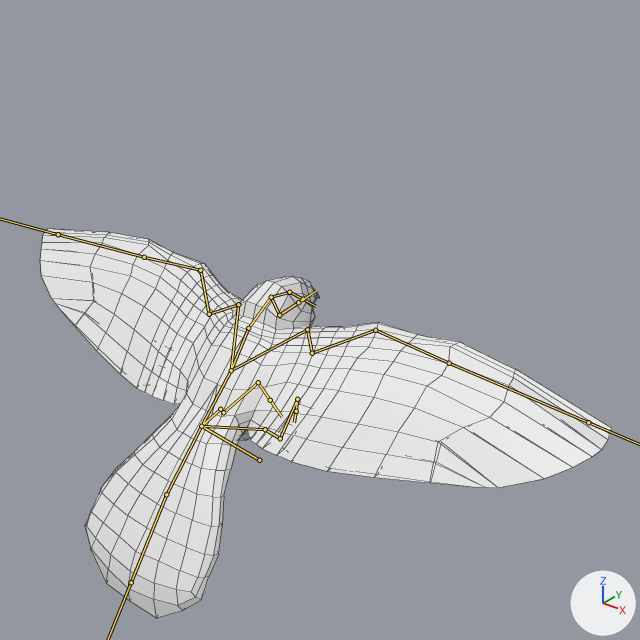
Two versions of the FBX model Assets/Models/Finch/bird.fbx, one commit apart.
The view is the same before and after, from a 50 mm lens placed at (8.18, -8.68, 8.28), pointed at (1.27, -0.03, 2.92). Every picture has the same lights, and +X, +Y and +Z are marked at lower right. The bones that bend it are drawn over the model as lines. Mesh edges are drawn as thin lines.
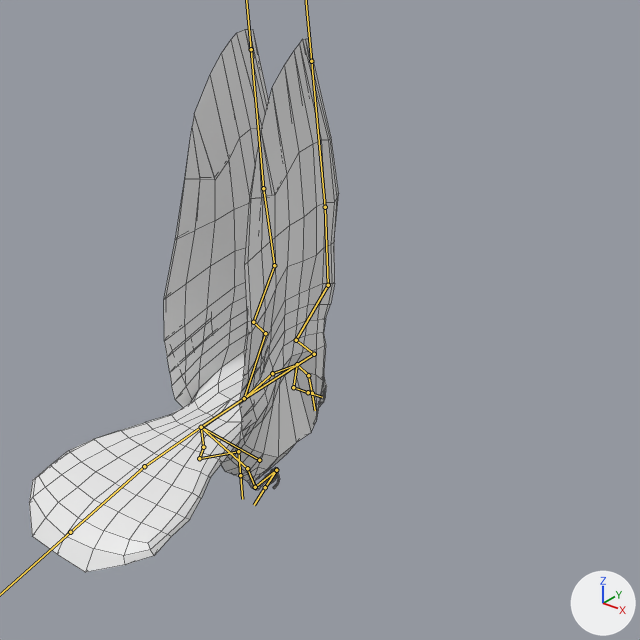
The newer file adds an action. The first version stands in its rest pose; the second is drawn at frame 1 of the action 'ArmatureAction'.

Location of each change, [x1, y1, x2, y2] in pixels of the pictures (640 x 640 px):
'Cube', posed (46% narrower, 39% taller): before [40, 229, 611, 618]; after [29, 29, 339, 572]
bone 'LowerSpine', root to tip: before (201, 426) to (231, 370); after (201, 427) to (244, 398)
bone 'Wing.R', root to tip: before (231, 370) to (238, 304); after (244, 398) to (265, 333)
bone 'Wing2.R', root to tip: before (238, 304) to (209, 314); after (265, 333) to (253, 322)
bone 'Wing3.R', root to tip: before (209, 314) to (200, 270); after (253, 322) to (274, 265)
bone 'Wing.L', root to tip: before (231, 370) to (307, 329); after (244, 398) to (314, 354)
bone 'Wing2.L', root to tip: before (307, 329) to (312, 353); after (314, 354) to (296, 340)
bone 'UpperTail', root to tip: before (201, 426) to (166, 494); after (201, 427) to (144, 466)
bone 'Hip.R', root to tip: before (201, 426) to (220, 409); after (201, 427) to (203, 447)
bone 'Hip.L', root to tip: before (201, 426) to (265, 429); after (201, 427) to (247, 468)

Edits to the bpy script that builds the scene:
```text
Change bone_lowerspine:
    where bone_lowerspine = bpy.data.objects['Armature'].pose.bones['LowerSpine']  # child of 'Bone'
    bone_lowerspine.rotation_quaternion: (1.0, 0.0, 0.0, 0.0) -> (0.936, -0.34, 0.0, 0.088)  # degrees (0, 0, 0) -> degrees (-40, 3, 9)
Change bone_wing_r:
    where bone_wing_r = bpy.data.objects['Armature'].pose.bones['Wing.R']  # child of 'LowerSpine'
    bone_wing_r.rotation_quaternion: (1.0, 0.0, 0.0, 0.0) -> (0.845, 0.132, 0.44, -0.274)  # degrees (0, 0, 0) -> degrees (-2, 55, -37)
Change bone_wing2_r:
    where bone_wing2_r = bpy.data.objects['Armature'].pose.bones['Wing2.R']  # child of 'Wing.R'
    bone_wing2_r.rotation_quaternion: (1.0, 0.0, 0.0, 0.0) -> (0.985, -0.041, -0.116, -0.118)  # degrees (0, 0, 0) -> degrees (-3, -14, -13)
Change bone_wing3_r:
    where bone_wing3_r = bpy.data.objects['Armature'].pose.bones['Wing3.R']  # child of 'Wing2.R'
    bone_wing3_r.rotation_quaternion: (1.0, 0.0, 0.0, 0.0) -> (1.0, 0.002, 0.006, -0.005)  # degrees (0, 0, 0) -> degrees (0, 1, -1)
Change bone_wing_l:
    where bone_wing_l = bpy.data.objects['Armature'].pose.bones['Wing.L']  # child of 'LowerSpine'
    bone_wing_l.rotation_quaternion: (1.0, 0.0, 0.0, 0.0) -> (0.867, 0.123, -0.411, 0.255)  # degrees (0, 0, 0) -> degrees (0, -51, 33)
Change bone_wing2_l:
    where bone_wing2_l = bpy.data.objects['Armature'].pose.bones['Wing2.L']  # child of 'Wing.L'
    bone_wing2_l.rotation_quaternion: (1.0, 0.0, 0.0, 0.0) -> (0.972, -0.057, 0.161, 0.164)  # degrees (0, 0, 0) -> degrees (-3, 19, 19)
Change bone_uppertail:
    where bone_uppertail = bpy.data.objects['Armature'].pose.bones['UpperTail']  # child of 'Bone'
    bone_uppertail.rotation_quaternion: (1.0, 0.0, 0.0, 0.0) -> (0.937, 0.317, -0.002, 0.15)  # degrees (0, 0, 0) -> degrees (37, -6, 16)
Change bone_hip_r:
    where bone_hip_r = bpy.data.objects['Armature'].pose.bones['Hip.R']  # child of 'Bone'
    bone_hip_r.rotation_quaternion: (1.0, 0.0, 0.0, 0.0) -> (0.936, 0.197, 0.164, 0.242)  # degrees (0, 0, 0) -> degrees (27, 12, 32)
Change bone_hip_l:
    where bone_hip_l = bpy.data.objects['Armature'].pose.bones['Hip.L']  # child of 'Bone'
    bone_hip_l.rotation_quaternion: (1.0, 0.0, 0.0, 0.0) -> (0.936, 0.196, -0.164, -0.24)  # degrees (0, 0, 0) -> degrees (27, -12, -32)
```
